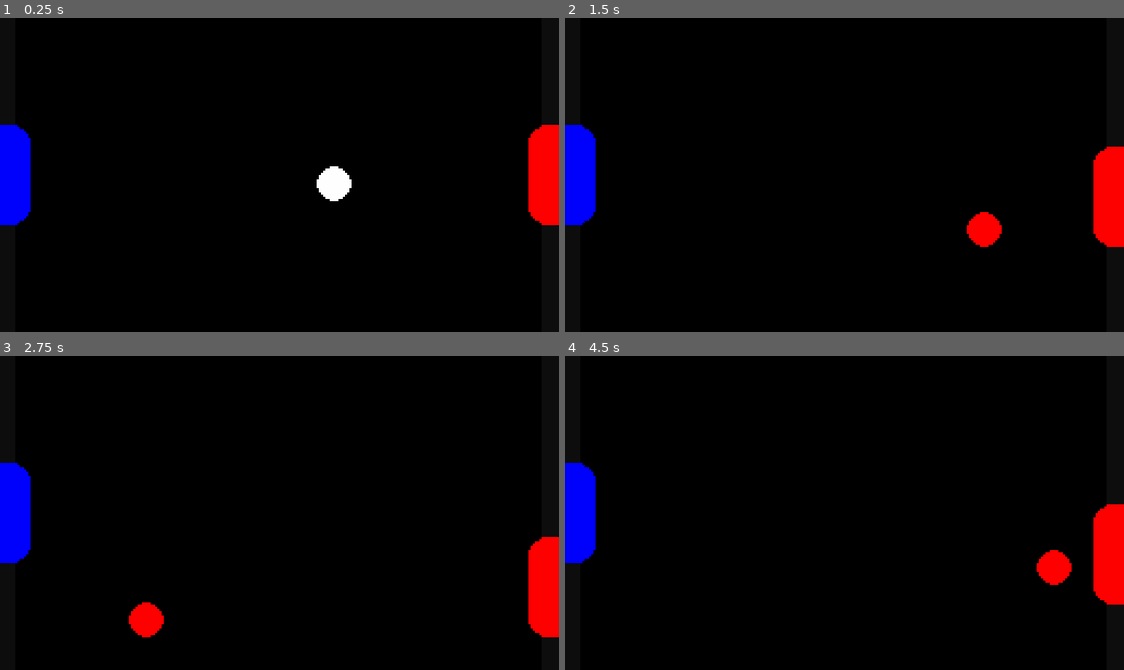
Above: before the commit, frames 1-4 (two rows, left to right).
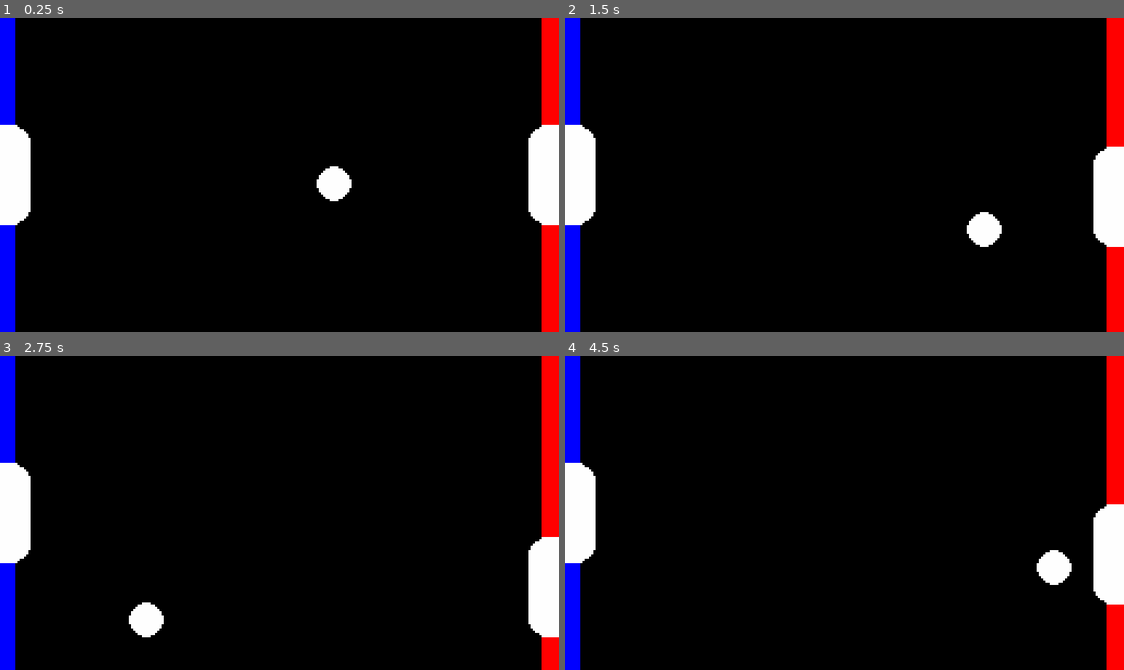
Above: after the commit, the same moments.

Repository: Excalian/Pong
Game: Godot game, scene res://scenes/game.tscn
The game is run twice, just before and just after one commit, with the same random seed, the same clock (stepped at 60 frames per second) and the same inputs.
Inputs:
- Up to frame 1 (0.25 s): no input
- Up to frame 2 (1.5 s): tap Enter at 0.5 s; hold Right 0.53-1.28 s; tap Alt at 0.6 s; hold Down from 1.28 s (still down); tap Shift at 1.35 s
- Up to frame 3 (2.75 s): release Down at 2.03 s; hold Right from 2.03 s (still down); tap Alt at 2.1 s
- Up to frame 4 (4.5 s): release Right at 2.78 s; hold Up 2.78-3.53 s; tap Shift at 2.85, 4.35 s; hold Left from 3.53 s (still down); tap Alt at 3.6 s

The runs differ from the first frame. In frame 1, 7.3% of the frame differs, in the area x 0-100%, y 0-100%; in frame 2, 7.8%; in frame 3, 7.8%; in frame 4, 7.8%.

Commit message:
Stripped away a lot of random stuff and made it lk betetr
I made it so that the goal is what gave you the point, I removed the ball_system's ability to generate multiple balls and also the ability to choose from a list of balls that may be differeent or something, I also made it so that the goal disappears cooly when u get a goal in or smth

Diff:
--- a/balls/ball.tres
+++ /dev/null
@@ -1,10 +0,0 @@
-[gd_resource type="Resource" script_class="BallData" format=3 uid="uid://c0cko5u7iwmkf"]
-
-[ext_resource type="PackedScene" uid="uid://de78u6sepvyir" path="res://balls/ball/ball.tscn" id="1_v15px"]
-[ext_resource type="Script" uid="uid://dfxn2nx7b1n3e" path="res://balls/ball_data.gd" id="2_k5j8g"]
-
-[resource]
-script = ExtResource("2_k5j8g")
-scene = ExtResource("1_v15px")
-weight = 50
-metadata/_custom_type_script = "uid://dfxn2nx7b1n3e"
--- a/balls/ball/ball.gd
+++ b/balls/ball/ball.gd
@@ -11,7 +11,6 @@
 var entered_goal: bool= false
 
 var _bounces_not_on_paddle: int = 0
-var _owned_player: PlayerData = PlayerData.new()
 var _direction: Vector2 = _get_random_direction()
 
 
@@ -21,7 +20,6 @@
 	if collision:
 		var body: Object = collision.get_collider()
 		if body is Paddle:
-			set_owned_player(body.paddle_binding.player_data)
 			speed_increase_rate = min(speed_increase_rate * 1.2, SPEED_INCREASE_LIMIT)
 			_bounces_not_on_paddle = 0
 		else:
@@ -38,8 +36,3 @@
 	var x: int = [-1, 1].pick_random()
 	var y: float = randf_range(-1.0, 1.0)
 	return Vector2(x, y).normalized()
-
-
-func set_owned_player(player: PlayerData) -> void:
-	_owned_player = player
-	modulate = player.paddle_color
--- a/balls/ball_data.gd
+++ /dev/null
@@ -1,5 +0,0 @@
-extends Resource
-class_name BallData
-
-@export var scene: PackedScene
-@export var weight: int
--- a/balls/ball_system.gd
+++ b/balls/ball_system.gd
@@ -3,65 +3,26 @@
 
 
 @export var goal_system: GoalSystem
-@export_dir var ball_data_path: String
-
-var balls: Dictionary[String, BallData] = {}
-var active_balls: Array[Ball] = []
+@export var ball: PackedScene
 
 @onready var default_ball_spawn_position: Vector2 = get_viewport().get_visible_rect().size / 2
 
+var current_ball: Ball
+
 
 func _ready() -> void:
-	_load_ball_data()
 	goal_system.player_won.connect(_on_player_won)
-	spawn_ball(balls.values()[0])
+	spawn_ball()
 
 
-func _on_player_won(ball: Ball, _player: PlayerData) -> void:
-	active_balls.erase(ball)
-	ball.queue_free()
-	call_deferred("spawn_ball", _get_weighted_random_ball())
+func _on_player_won(ball_instance: Ball, _player: PlayerData) -> void:
+	ball_instance.queue_free()
+	call_deferred("spawn_ball")
 
 
-func _load_ball_data() -> void:
-	"Opens all of the BallData resources in a folder, and puts them into the balls dictionary"
-	var directory: DirAccess = DirAccess.open(ball_data_path)
-	if not directory:
-		push_error("Cannot open " + ball_data_path)
-		return
+func spawn_ball(ball_position: Vector2 = default_ball_spawn_position) -> void:
+	var ball_instance: Ball = ball.instantiate()
+	ball_instance.position = ball_position
 
-	directory.set_include_hidden(false)
-	directory.set_include_navigational(false)
-
-	directory.list_dir_begin()
-	var filename: String = directory.get_next()
-	while filename != "":
-		if filename.ends_with(".tres"):
-			var path: String = ball_data_path + filename
-			var data: BallData = load(path)
-			if data:
-				balls[filename.get_basename()] = data
-		filename = directory.get_next()
-
-
-func _get_weighted_random_ball() -> BallData:
-	"Use the weights on the ball_data to randomly select a ball"
-	var total_weight: float = 0.0
-	for ball_data: BallData in balls.values():
-		total_weight += ball_data.weight
-
-	var random: float = randf() * total_weight
-	for ball_data: BallData in balls.values():
-		random -= ball_data.weight
-		if random <= 0:
-			return ball_data
-	return balls.values()[0]
-
-
-func spawn_ball(ball_data: BallData, ball_position: Vector2 = default_ball_spawn_position) -> void:
-	"Spawn whichever ball you want, wherever you want"
-	var ball: Ball = ball_data.scene.instantiate()
-	ball.position = ball_position
-
-	add_child(ball)
-	active_balls.append(ball)
+	add_child(ball_instance)
+	current_ball = ball_instance
--- a/balls/bounce/bounce.gd
+++ /dev/null
@@ -1,20 +0,0 @@
-extends Ball
-
-
-func _physics_process(delta: float) -> void:
-	var collision: KinematicCollision2D = move_and_collide(_direction * speed * delta)
-
-	if collision:
-		var body: Object = collision.get_collider()
-		if body is Paddle:
-			set_owned_player(body.paddle_binding.player_data)
-			speed_increase_rate = min(speed_increase_rate * 1.2, SPEED_INCREASE_LIMIT)
-			_bounces_not_on_paddle = 0
-		else:
-			_bounces_not_on_paddle += 1
-		speed = min(speed + speed_increase_rate, SPEED_LIMIT)
-
-		if _bounces_not_on_paddle > 2:
-			_direction = _get_random_direction()
-		else:
-			_direction = _direction.bounce(collision.get_normal())
--- a/balls/bounce/bounce.tscn
+++ /dev/null
@@ -1,19 +0,0 @@
-[gd_scene format=3 uid="uid://l30bgp6eb5cv"]
-
-[ext_resource type="Script" uid="uid://midu81ldx3tj" path="res://balls/bounce/bounce.gd" id="1_1vnvn"]
-[ext_resource type="Texture2D" uid="uid://f0utvxt0fri5" path="res://icon.svg" id="2_6b1bi"]
-
-[sub_resource type="CircleShape2D" id="CircleShape2D_cbx31"]
-radius = 7.0
-
-[node name="Ball" type="CharacterBody2D" unique_id=1502260692]
-collision_mask = 3
-motion_mode = 1
-script = ExtResource("1_1vnvn")
-
-[node name="CollisionShape2D" type="CollisionShape2D" parent="." unique_id=541271282]
-shape = SubResource("CircleShape2D_cbx31")
-
-[node name="Sprite2D" type="Sprite2D" parent="." unique_id=350720090]
-scale = Vector2(0.095, 0.095)
-texture = ExtResource("2_6b1bi")
--- a/paddle/paddle.gd
+++ b/paddle/paddle.gd
@@ -8,22 +8,7 @@
 @export var goal_system: GoalSystem
 @export var paddle_binding: PaddleBinding
 @export var speed: float = 50.0
-@export var flash_shader: Shader
 
-@onready var paddle_color: Color = paddle_binding.player_data.paddle_color
-@onready var sprite: Sprite2D = $Sprite2D
-@onready var sprite_material: ShaderMaterial = ShaderMaterial.new()
-
-var current_tween: Tween
-
-
-func _ready() -> void:
-	modulate = paddle_color
-	goal_system.player_won.connect(_on_player_won)
-
-	sprite_material.shader = flash_shader
-	sprite_material.set_shader_parameter("flash_strength", 0.0)
-	sprite.material = sprite_material
 
 func _physics_process(delta: float) -> void:
 	var target_direction: float = 0.0
@@ -44,25 +29,6 @@
 	move_and_slide()
 
 
-func _on_player_won(_ball: Ball, player: PlayerData) -> void:
-	if player != paddle_binding.player_data:
-		return
-
-	flash()
-
-
-func flash() -> void:
-	if current_tween:
-		current_tween.kill()
-
-	current_tween = create_tween()
-	current_tween.set_trans(Tween.TRANS_QUAD)
-
-	current_tween.tween_property(sprite_material, "shader_parameter/flash_strength", 1.0, 0.05)
-	current_tween.tween_property(sprite_material, "shader_parameter/flash_strength", 0.6, 0.08)
-	current_tween.tween_property(sprite_material, "shader_parameter/flash_strength", 0.0, 0.35)
-
-
 func _get_direction() -> float:
 	if Input.is_action_pressed(paddle_binding.up_key):
 		return -1
@@ -72,21 +38,10 @@
 
 
 func _get_ai_direction() -> float:
-	var active_balls: Array[Ball] = ball_system.active_balls
-	if active_balls.is_empty():
+	var ball: Ball = ball_system.current_ball
+
+	var distance: float = ball.position.y - position.y
+	if abs(distance) < AI_DEADZONE:
 		return 0
 
-	var closest_ball: Ball = null
-	var closest_distance: float = INF
-
-	for ball: Ball in active_balls:
-		var distance: float = abs(ball.position.x - position.x)
-		if distance < closest_distance:
-			closest_distance = distance
-			closest_ball = ball
-
-	var y_distance: float = closest_ball.position.y - position.y
-	if abs(y_distance) < AI_DEADZONE:
-		return 0
-
-	return sign(y_distance)
+	return sign(distance)
--- a/player/player_data.gd
+++ b/player/player_data.gd
@@ -9,4 +9,4 @@
 
 @export var name: String = "No One"
 @export var score: int = 0
-@export_color_no_alpha var paddle_color: Color = Color.WHITE
+@export_color_no_alpha var color: Color = Color.WHITE
--- a/player/player_one.tres
+++ b/player/player_one.tres
@@ -5,5 +5,5 @@
 [resource]
 script = ExtResource("1_aec6s")
 name = "Player One"
-paddle_color = Color(0, 0, 1, 1)
+color = Color(0, 0, 1, 1)
 metadata/_custom_type_script = "uid://ck4et28lukxq"
--- a/player/player_two.tres
+++ b/player/player_two.tres
@@ -5,5 +5,5 @@
 [resource]
 script = ExtResource("1_sckls")
 name = "Player Two"
-paddle_color = Color(1, 0, 0, 1)
+color = Color(1, 0, 0, 1)
 metadata/_custom_type_script = "uid://ck4et28lukxq"
--- a/scenes/game.tscn
+++ b/scenes/game.tscn
@@ -6,9 +6,10 @@
 [ext_resource type="Resource" uid="uid://qnupjfllbujj" path="res://player/player_one.tres" id="3_u5sy4"]
 [ext_resource type="Resource" uid="uid://c84qjgtw3pg2l" path="res://player/player_two.tres" id="4_gee14"]
 [ext_resource type="Script" uid="uid://cx2dpugm5qabv" path="res://paddle/paddle_binding.gd" id="5_u5sy4"]
-[ext_resource type="Shader" uid="uid://bu8uggk00jy1" path="res://paddle/flash.gdshader" id="6_0tnpc"]
+[ext_resource type="Shader" uid="uid://bu8uggk00jy1" path="res://shaders/flash.gdshader" id="6_0tnpc"]
 [ext_resource type="Texture2D" uid="uid://dpuycwf1omcvy" path="res://assets/Paddle.png" id="6_gee14"]
 [ext_resource type="Script" uid="uid://dayr77wo7mf5n" path="res://balls/ball_system.gd" id="8_gee14"]
+[ext_resource type="PackedScene" uid="uid://de78u6sepvyir" path="res://balls/ball/ball.tscn" id="10_vtaks"]
 
 [sub_resource type="PhysicsMaterial" id="PhysicsMaterial_lnu2h"]
 friction = 0.0
@@ -68,12 +69,16 @@
 
 [node name="Right" parent="GoalSystem" unique_id=237100051 instance=ExtResource("2_gee14")]
 position = Vector2(252.25, 72)
+player = ExtResource("4_gee14")
+flash_shader = ExtResource("6_0tnpc")
 
 [node name="CollisionShape2D" type="CollisionShape2D" parent="GoalSystem/Right" unique_id=2052643742]
 shape = SubResource("RectangleShape2D_yqjtg")
 
 [node name="Left" parent="GoalSystem" unique_id=452242734 instance=ExtResource("2_gee14")]
 position = Vector2(3.75, 72)
+player = ExtResource("3_u5sy4")
+flash_shader = ExtResource("6_0tnpc")
 
 [node name="CollisionShape2D" type="CollisionShape2D" parent="GoalSystem/Left" unique_id=164456634]
 shape = SubResource("RectangleShape2D_yqjtg")
@@ -84,7 +89,6 @@
 ball_system = NodePath("../BallSystem")
 goal_system = NodePath("../GoalSystem")
 paddle_binding = SubResource("Resource_gee14")
-flash_shader = ExtResource("6_0tnpc")
 
 [node name="Sprite2D" type="Sprite2D" parent="PlayerOne" unique_id=1600273530]
 material = SubResource("ShaderMaterial_vtaks")
@@ -101,7 +105,6 @@
 goal_system = NodePath("../GoalSystem")
 paddle_binding = SubResource("Resource_u5sy4")
 speed = 70.0
-flash_shader = ExtResource("6_0tnpc")
 
 [node name="Sprite2D" type="Sprite2D" parent="PlayerTwo" unique_id=996318637]
 texture = ExtResource("6_gee14")
@@ -114,4 +117,4 @@
 [node name="BallSystem" type="Node2D" parent="." unique_id=26258847 node_paths=PackedStringArray("goal_system")]
 script = ExtResource("8_gee14")
 goal_system = NodePath("../GoalSystem")
-ball_data_path = "res://balls/"
+ball = ExtResource("10_vtaks")
--- a/scripts/goal.gd
+++ b/scripts/goal.gd
@@ -3,12 +3,37 @@
 
 
 @export var points_to_give: int = 1
+@export var player: PlayerData
+@export var flash_shader: Shader
+
+@onready var goal_system: GoalSystem = get_parent()
+
+var current_tween: Tween
+
 
 func _ready() -> void:
+	var rect: ColorRect = ColorRect.new()
 	var rect_size: Vector2 = $CollisionShape2D.shape.size
-	var rect: ColorRect = ColorRect.new()
-	rect.color = Color.WHITE.darkened(0.95)
+	rect.color = player.color
 	rect.position = rect_size / -2
 	rect.size = rect_size
 
 	add_child(rect)
+	goal_system.player_won.connect(_on_player_won)
+
+
+func _on_player_won(_ball: Ball, this_player: PlayerData) -> void:
+	if this_player != player:
+		return
+	flash()
+
+
+func flash() -> void:
+	if current_tween:
+		current_tween.kill()
+
+	current_tween = create_tween()
+	current_tween.set_trans(Tween.TRANS_QUAD)
+
+	current_tween.tween_property(self, "modulate", Color.BLACK, 0.05)
+	current_tween.tween_property(self, "modulate", player.color, 0.35)
--- a/scripts/goal_system.gd
+++ b/scripts/goal_system.gd
@@ -13,7 +13,7 @@
 		return
 	body.entered_goal = true
 
-	var player: PlayerData = body._owned_player
+	var player: PlayerData = goal.player
 	player.score += goal.points_to_give
 	print(player.name, ": ", player.score)
 
Not shown, removed: balls/ball_data.gd.uid
Not shown, removed: balls/bounce/bounce.gd.uid
Renamed: paddle/flash.gdshader -> shaders/flash.gdshader
Renamed: paddle/flash.gdshader.uid -> shaders/flash.gdshader.uid
